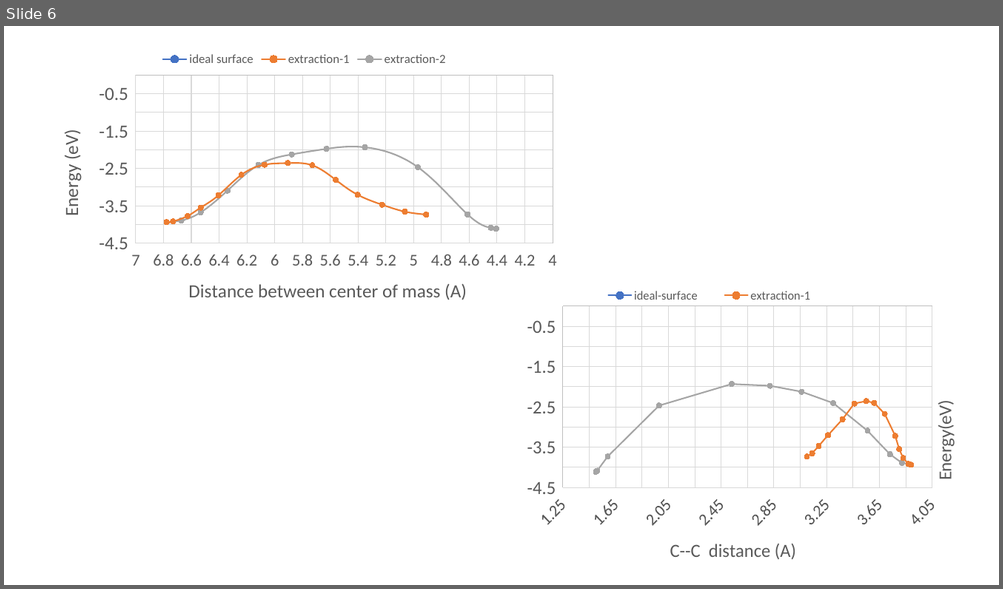
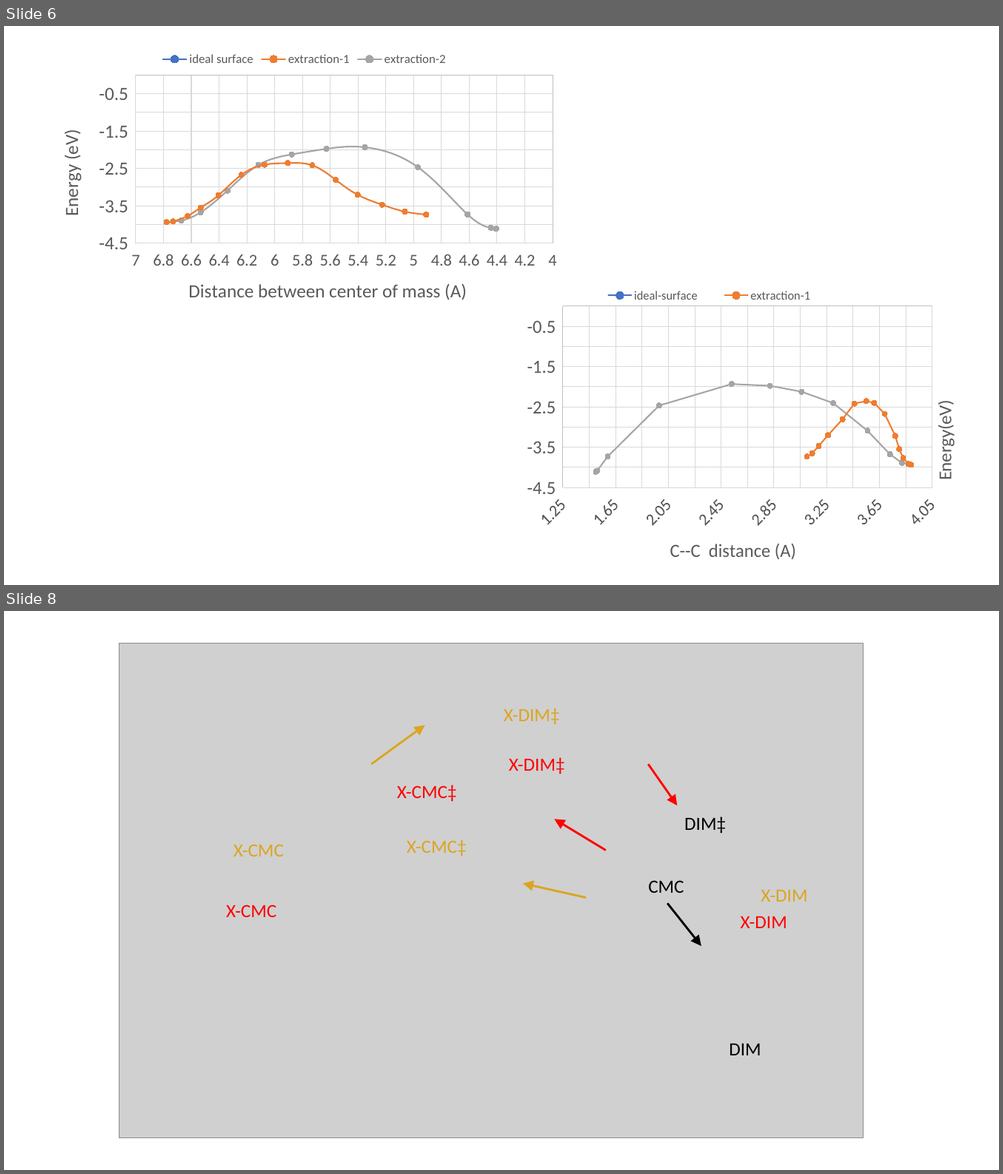
Before and after one commit to rzk1/ullmann, a slide deck: EnergyFile.pptx. Shown one above the other, each under a label of ours: slide 6 before the commit, slides 6 and 8 after it; the slides between them are not shown. The pictures are 1003x589 and 1003x1174 pixels, drawn with LibreOffice and Linux fonts; fonts in the diff are those of the drawing; grey boxes stand for pictures. Boxes give left, top, right and bottom in pixels: in the first picture for what was removed or moved away, otherwise in the second. Text is boxed around its words. In the diff, an @@ line names an element or a change of style, - is before the commit and + after.

```diff
--- a/EnergyFile.pptx
+++ b/EnergyFile.pptx
@@ slide 8 added at box(4, 611, 999, 1170), background #FFFFFF @@
@@ picture added at box(119, 643, 862, 1138) @@
@@ text added at box(504, 708, 560, 724), 18 pt, text #DBA520 @@
+X-DIM‡
@@ arrow added from (371, 764) to (425, 725), #DBA520 2 pt @@
@@ text added at box(509, 758, 565, 775), 18 pt, text #FD0000 @@
+X-DIM‡
@@ arrow added from (648, 764) to (677, 806), #FF0000 2 pt @@
@@ text added at box(397, 785, 457, 802), 18 pt, text #FD0000 @@
+X-CMC‡
@@ arrow added from (606, 851) to (555, 819), #FF0000 2 pt @@
@@ text added at box(684, 817, 726, 834), 18 pt, text #000000 @@
+DIM‡
@@ text added at box(233, 844, 284, 857), 18 pt, text #DBA520 @@
+X-CMC
@@ text added at box(407, 840, 466, 856), 18 pt, text #DBA520 @@
+X-CMC‡
@@ arrow added from (586, 897) to (523, 884), #DBA520 2 pt @@
@@ text added at box(648, 880, 683, 893), 18 pt, text #000000 @@
+CMC
@@ text added at box(760, 890, 807, 902), 18 pt, text #DBA520 @@
+X-DIM
@@ text added at box(226, 905, 276, 917), 18 pt, text #FD0000 @@
+X-CMC
@@ arrow added from (667, 903) to (701, 946), #000000 2 pt @@
@@ text added at box(740, 917, 787, 928), 18 pt, text #FD0000 @@
+X-DIM
@@ text added at box(728, 1044, 760, 1056), 18 pt, text #000000 @@
+DIM
```
Also in this commit, not shown: 1 other slide added, 1 slide removed.
